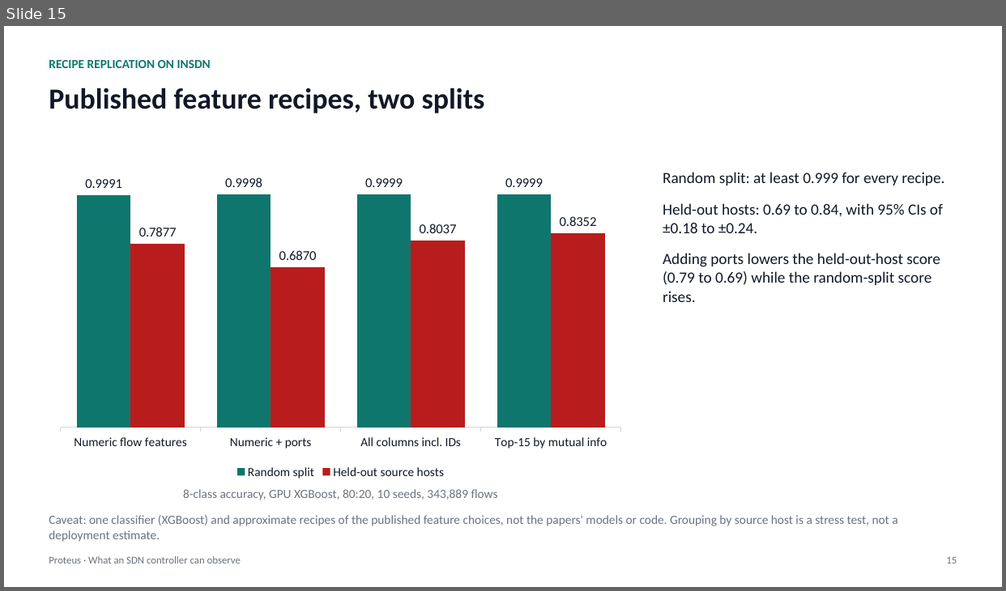
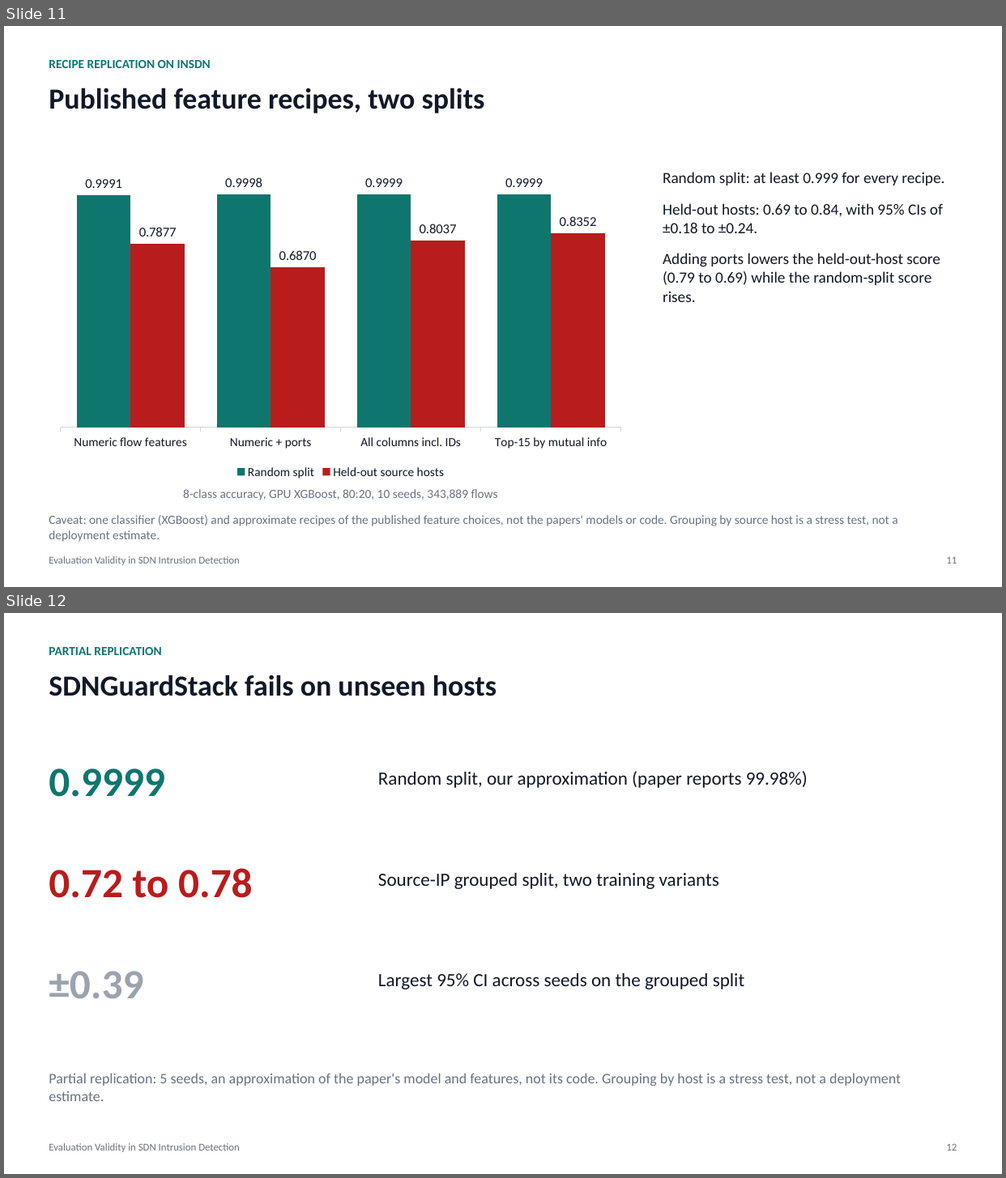
Before and after one commit to adhyan-jain/Proteus, a slide deck: research/insdn_controller/PRESENTATION.pptx. Shown one above the other, each under a label of ours: slide 15 before the commit, slides 11 and 12 after it. The pictures are 1006x591 and 1006x1178 pixels, drawn with LibreOffice and Linux fonts; fonts in the diff are those of the drawing. Boxes give left, top, right and bottom in pixels: in the first picture for what was removed or moved away, otherwise in the second. Text is boxed around its words. In the diff, an @@ line names an element or a change of style, - is before the commit and + after.

Commit message:
Deck: rebuild as 14 slides mirroring the paper (contributions, pipeline, audit, host structure on two datasets, limitations)

```diff
--- a/research/insdn_controller/PRESENTATION.pptx
+++ b/research/insdn_controller/PRESENTATION.pptx
@@ slide 12 added at bbox=[4, 613, 1002, 1174], background #FFFFFF @@
@@ text added at bbox=[49, 647, 161, 655], 12 pt, text #0F766E, bold @@
+PARTIAL REPLICATION
@@ text added at bbox=[49, 675, 496, 696], 28 pt, text #111827, bold @@
+SDNGuardStack fails on unseen hosts
@@ text added at bbox=[49, 769, 165, 797], 40 pt, text #0F766E, bold @@
+0.9999
@@ text added at bbox=[378, 771, 808, 788], 18 pt, text #111827 @@
+Random split, our approximation (paper reports 99.98%)
@@ text added at bbox=[49, 868, 253, 898], 40 pt, text #B91C1C, bold @@
+0.72 to 0.78
@@ text added at bbox=[378, 873, 719, 889], 18 pt, text #111827 @@
+Source-IP grouped split, two training variants
@@ text added at bbox=[49, 971, 143, 999], 40 pt, text #9CA3AF, bold @@
+±0.39
@@ text added at bbox=[378, 973, 744, 990], 18 pt, text #111827 @@
+Largest 95% CI across seeds on the grouped split
@@ text added at bbox=[49, 1073, 901, 1101], 14 pt, text #6B7280 @@
+Partial replication: 5 seeds, an approximation of the paper's model and features, not its code. Grouping by host is a stress test, not a deployment estimate.
@@ text added at bbox=[49, 1144, 240, 1152], 10 pt, text #6B7280 @@
+Evaluation Validity in SDN Intrusion Detection
@@ text added at bbox=[946, 1144, 957, 1151], 10 pt, text #6B7280 @@
+12
@@ what was slide 15 is now slide 11 @@
@@ slide 11 changed as well @@
@@ text at bbox=[49, 557, 240, 565]: text changed @@
-Proteus · What an SDN controller can observe
+Evaluation Validity in SDN Intrusion Detection
@@ text at bbox=[946, 557, 957, 564]: text changed @@
-15
+11
```
Also in this commit, not shown: 9 other slides changed, 3 other slides added, 8 slides removed, 1 other file.
